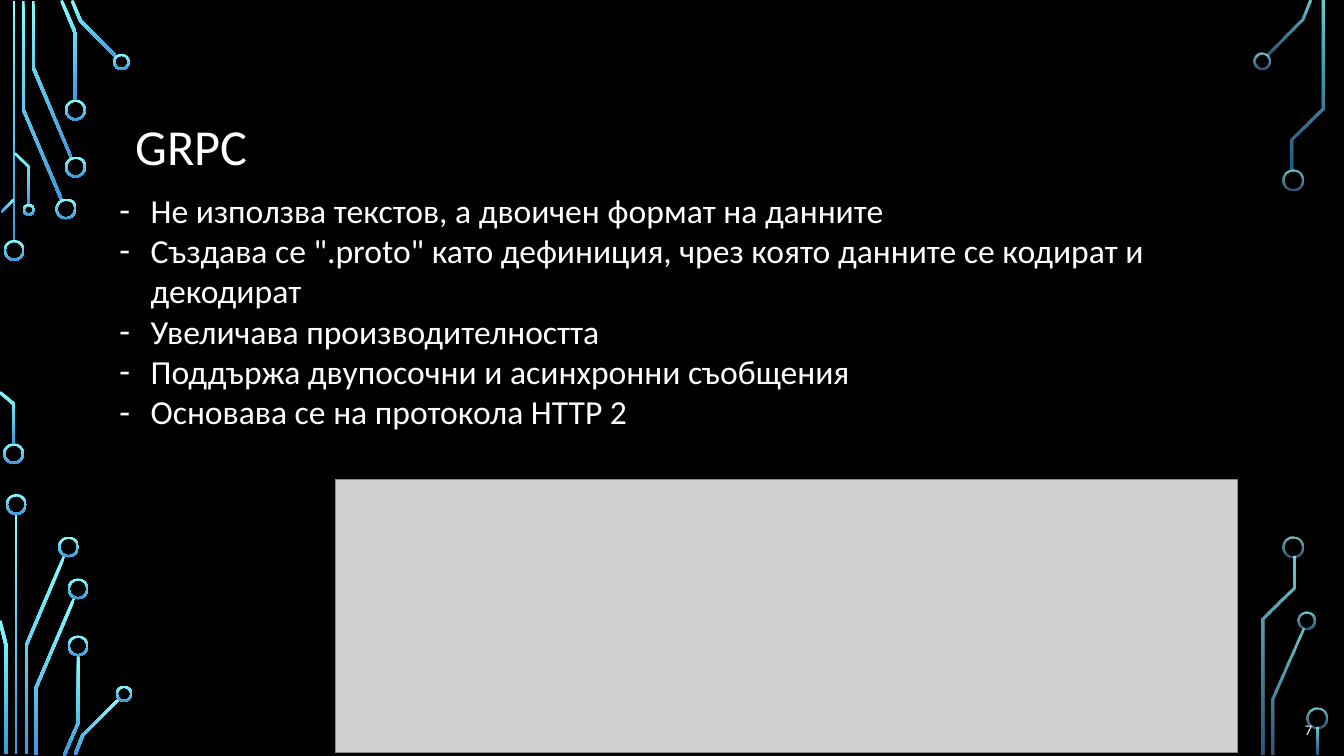
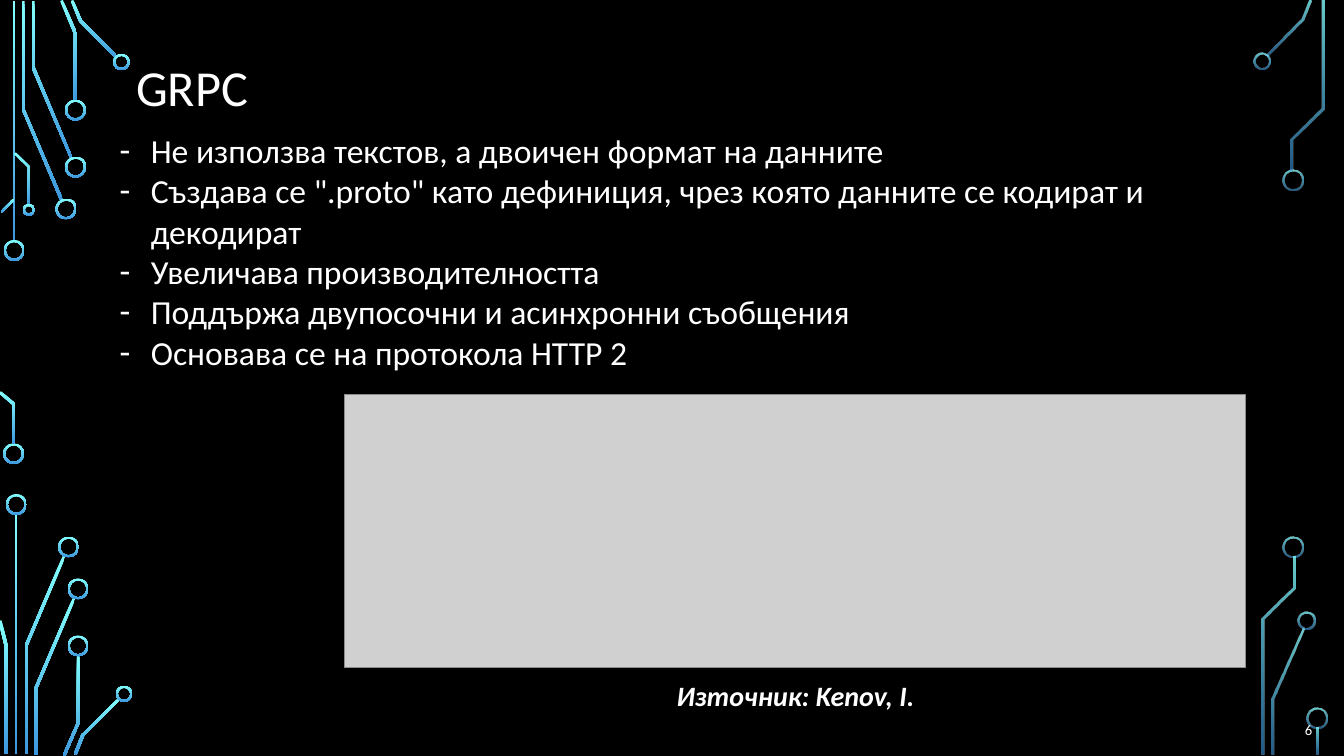
Before and after one commit to profjordanov/doctorate, a slide deck: slide 6 of communications/web_communication_pres.pptx (slide 7 before the commit). Drawn at 1344x756 pixels with LibreOffice and Linux fonts; fonts in the diff are those of the drawing; grey boxes stand for pictures; background and template pictures are left out. Boxes give left, top, right and bottom in pixels: in the first picture for what was removed or moved away, otherwise in the second. Text is boxed around its words. In the diff, an @@ line names an element or a change of style, - is before the commit and + after.

```diff
--- a/communications/web_communication_pres.pptx
+++ b/communications/web_communication_pres.pptx
@@ title "GRPC": place and size @@
-title "GRPC" at [136, 132, 248, 166]
+title "GRPC" at [136, 73, 248, 107]
@@ text "Не използва текстов, а двоичен ...": place and size @@
-text "Не използва текстов, а двоичен ..." at [151, 200, 1143, 430]
+text "Не използва текстов, а двоичен ..." at [151, 140, 1144, 371]
@@ picture: place and size @@
-picture at [336, 480, 1237, 752]
+picture at [345, 395, 1246, 667]
@@ text added at [677, 687, 914, 710], 20 pt, text #FFFFFF, bold, italic @@
+Източник: Kenov, I.
@@ page number at [1305, 723, 1312, 735]: text changed @@
-7
+6
```
Also in this commit, not shown: 10 other slides changed, 4 slides added, 8 slides removed.
